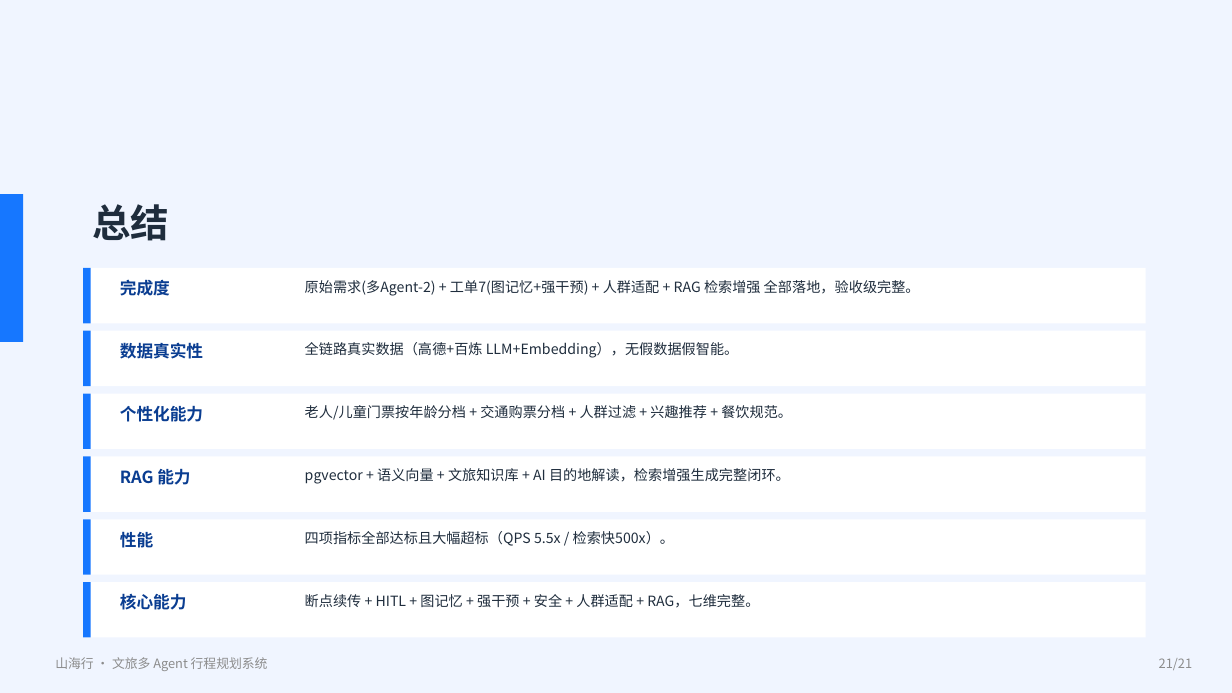
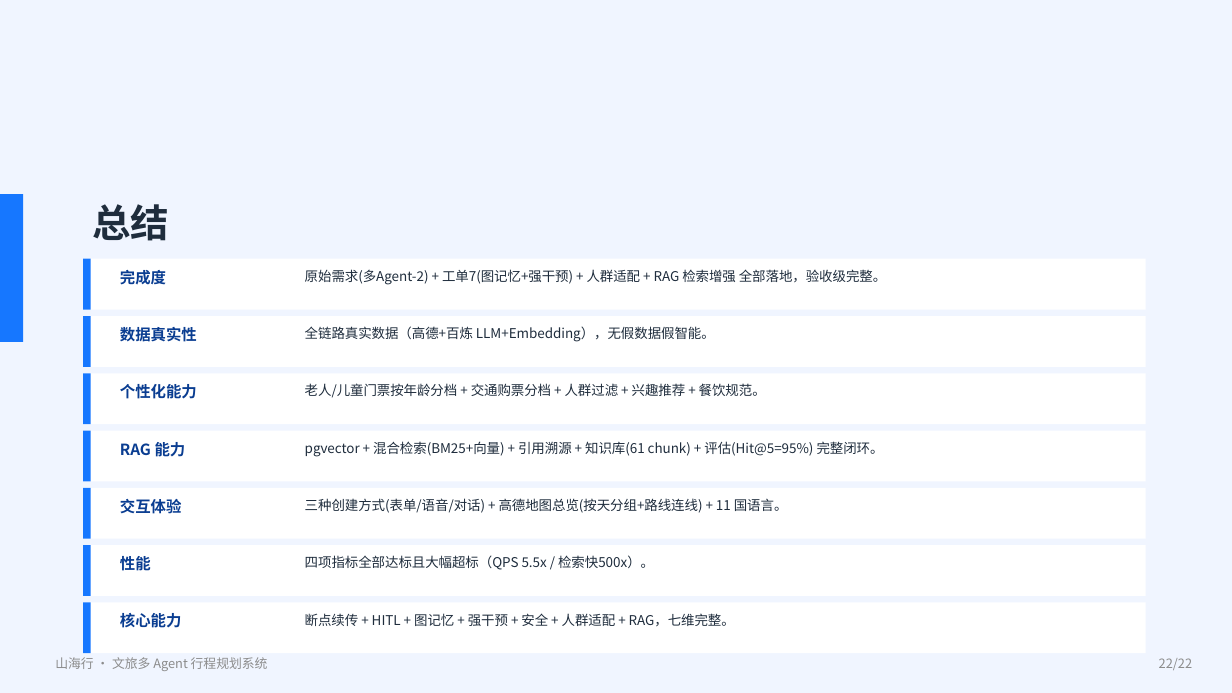
Before and after one commit to 1111776/wenlv, a slide deck: slide 22 of docs/项目讲解.pptx (slide 21 before the commit). Drawn at 1232x693 pixels with LibreOffice and Linux fonts; fonts in the diff are those of the drawing. Boxes give left, top, right and bottom in pixels: in the first picture for what was removed or moved away, otherwise in the second. Text is boxed around its words. In the diff, an @@ line names an element or a change of style, - is before the commit and + after.

Commit message:
docs: 项目讲解/架构图/PPT 全面重写 v4.0（详细完整版，完全覆盖项目）

```diff
--- a/docs/项目讲解.pptx
+++ b/docs/项目讲解.pptx
@@ rectangle: place and size @@
-rectangle at (83, 268, 1146, 323)
+rectangle at (83, 259, 1146, 310)
@@ rectangle: place and size @@
-rectangle at (83, 268, 91, 323)
+rectangle at (83, 259, 91, 310)
@@ text "完成度": place and size @@
-text "完成度" at (120, 280, 170, 296)
+text "完成度" at (120, 270, 166, 284)
@@ text "原始需求(多Agent-2) + 工单7(图记忆+强干预) + 人群适配 ...": place and size @@
-text "原始需求(多Agent-2) + 工单7(图记忆+强干预) + 人群适配 ..." at (305, 280, 920, 296)
+text "原始需求(多Agent-2) + 工单7(图记忆+强干预) + 人群适配 ..." at (305, 269, 886, 285)
@@ rectangle: place and size @@
-rectangle at (83, 331, 1146, 386)
+rectangle at (83, 316, 1146, 367)
@@ rectangle: place and size @@
-rectangle at (83, 331, 91, 386)
+rectangle at (83, 316, 91, 367)
@@ text "数据真实性": place and size @@
-text "数据真实性" at (120, 343, 203, 359)
+text "数据真实性" at (120, 327, 197, 342)
@@ text "全链路真实数据（高德+百炼 LLM+Embedding），无假数据假智能。": place and size @@
-text "全链路真实数据（高德+百炼 LLM+Embedding），无假数据假智能。" at (305, 342, 739, 358)
+text "全链路真实数据（高德+百炼 LLM+Embedding），无假数据假智能。" at (305, 326, 715, 342)
@@ rectangle: place and size @@
-rectangle at (83, 394, 1146, 449)
+rectangle at (83, 373, 1146, 424)
@@ rectangle: place and size @@
-rectangle at (83, 394, 91, 449)
+rectangle at (83, 373, 91, 424)
@@ text "个性化能力": place and size @@
-text "个性化能力" at (120, 405, 203, 422)
+text "个性化能力" at (120, 384, 197, 399)
@@ text "老人/儿童门票按年龄分档 + 交通购票分档 + 人群过滤 ...": place and size @@
-text "老人/儿童门票按年龄分档 + 交通购票分档 + 人群过滤 ..." at (305, 405, 792, 420)
+text "老人/儿童门票按年龄分档 + 交通购票分档 + 人群过滤 ..." at (305, 383, 766, 398)
@@ rectangle: place and size @@
-rectangle at (83, 457, 1146, 512)
+rectangle at (83, 431, 1146, 482)
@@ rectangle: place and size @@
-rectangle at (83, 457, 91, 512)
+rectangle at (83, 431, 91, 482)
@@ size 13 to 12 pt in 6 elements at (120, 270, 166, 284), (120, 327, 197, 342), (120, 613, 182, 628), (120, 384, 197, 399), (120, 556, 151, 571), (120, 442, 186, 457) @@
@@ text "RAG 能力": place and size @@
-text "RAG 能力" at (120, 469, 190, 485)
+text "RAG 能力" at (120, 442, 186, 457)
@@ text at (305, 441, 884, 457): text changed; size 11 to 10.5 pt @@
-pgvector + 语义向量 + 文旅知识库 + AI 目的地解读，检索增强生成完整闭环。
+pgvector + 混合检索(BM25+向量) + 引用溯源 + 知识库(61 chunk) + 评估(Hit@5=95%) 完整闭环。
@@ rectangle added at (83, 488, 1146, 539), fill #FFFFFF @@
@@ rectangle added at (83, 488, 91, 539), fill #1677FF @@
@@ text added at (120, 499, 182, 514), 12 pt, text #0A3D91, bold @@
+交互体验
@@ text added at (305, 498, 788, 513), 10.5 pt, text #1F2D3D @@
+三种创建方式(表单/语音/对话) + 高德地图总览(按天分组+路线连线) + 11 国语言。
@@ rectangle: place and size @@
-rectangle at (83, 519, 1146, 575)
+rectangle at (83, 545, 1146, 596)
@@ rectangle: place and size @@
-rectangle at (83, 519, 91, 575)
+rectangle at (83, 545, 91, 596)
@@ text "性能": place and size @@
-text "性能" at (120, 532, 153, 548)
+text "性能" at (120, 556, 151, 571)
@@ size 11 to 10.5 pt in 5 elements at (305, 269, 886, 285), (305, 326, 715, 342), (305, 613, 735, 627), (305, 383, 766, 398), (305, 555, 654, 570) @@
@@ text "四项指标全部达标且大幅超标（QPS 5.5x / 检索快500x）。": place and size @@
-text "四项指标全部达标且大幅超标（QPS 5.5x / 检索快500x）。" at (305, 531, 674, 546)
+text "四项指标全部达标且大幅超标（QPS 5.5x / 检索快500x）。" at (305, 555, 654, 570)
@@ rectangle: place and size @@
-rectangle at (83, 582, 1146, 638)
+rectangle at (83, 603, 1146, 653)
@@ rectangle: place and size @@
-rectangle at (83, 582, 91, 638)
+rectangle at (83, 603, 91, 653)
@@ text "核心能力": place and size @@
-text "核心能力" at (120, 593, 187, 610)
+text "核心能力" at (120, 613, 182, 628)
@@ text "断点续传 + HITL + 图记忆 ...": place and size @@
-text "断点续传 + HITL + 图记忆 ..." at (305, 594, 759, 608)
+text "断点续传 + HITL + 图记忆 ..." at (305, 613, 735, 627)
@@ text at (1159, 658, 1192, 670): text changed @@
-21/21
+22/22
```
Also in this commit, not shown: 20 other slides changed, 1 slide added, 3 other files.
